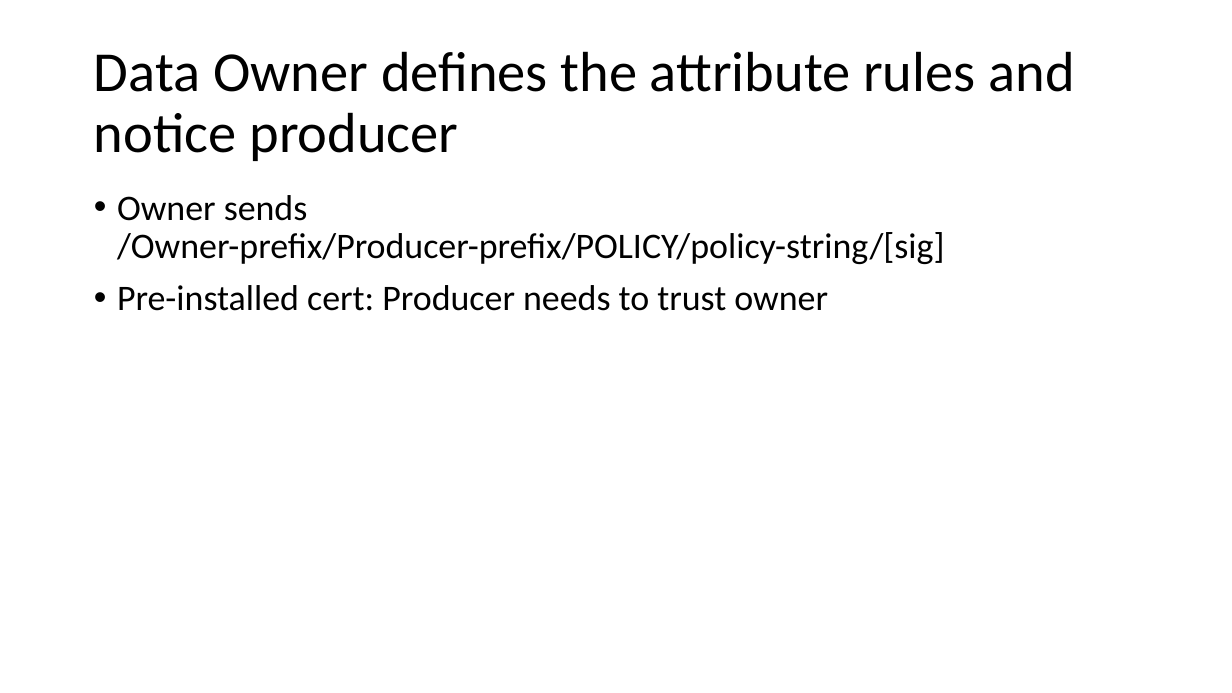
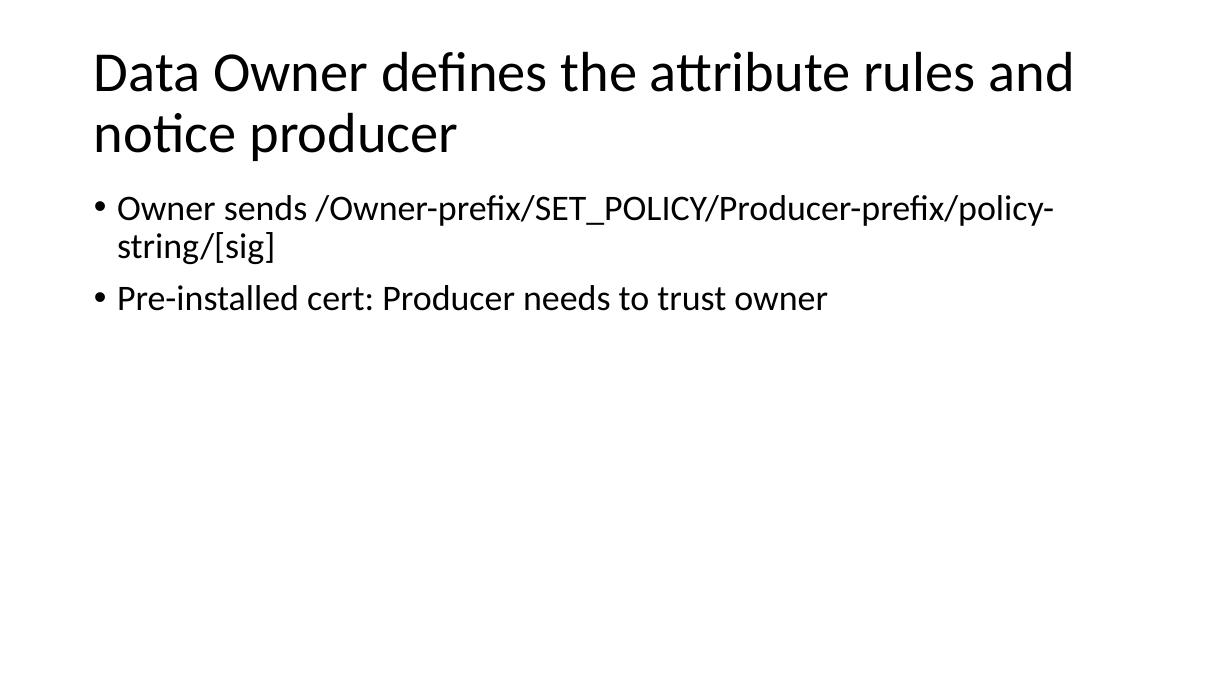
Before and after one commit to UCLA-IRL/NAC-ABE, a slide deck: slide 5 of docs/Naming-Packets.pptx. Drawn at 1232x693 pixels with LibreOffice and Linux fonts; fonts in the diff are those of the drawing. Boxes give left, top, right and bottom in pixels: in the first picture for what was removed or moved away, otherwise in the second. Text is boxed around its words. In the diff, an @@ line names an element or a change of style, - is before the commit and + after.

Commit message:
Slight change in slides and add contact

```diff
--- a/docs/Naming-Packets.pptx
+++ b/docs/Naming-Packets.pptx
@@ text at bbox=[117, 195, 1054, 264]: text changed @@
-• Owner sends /Owner-prefix/Producer-prefix/POLICY/policy-string/[sig]
+• Owner sends /Owner-prefix/SET_POLICY/Producer-prefix/policy-string/[sig]
```
Also in this commit, not shown: 1 other file.
